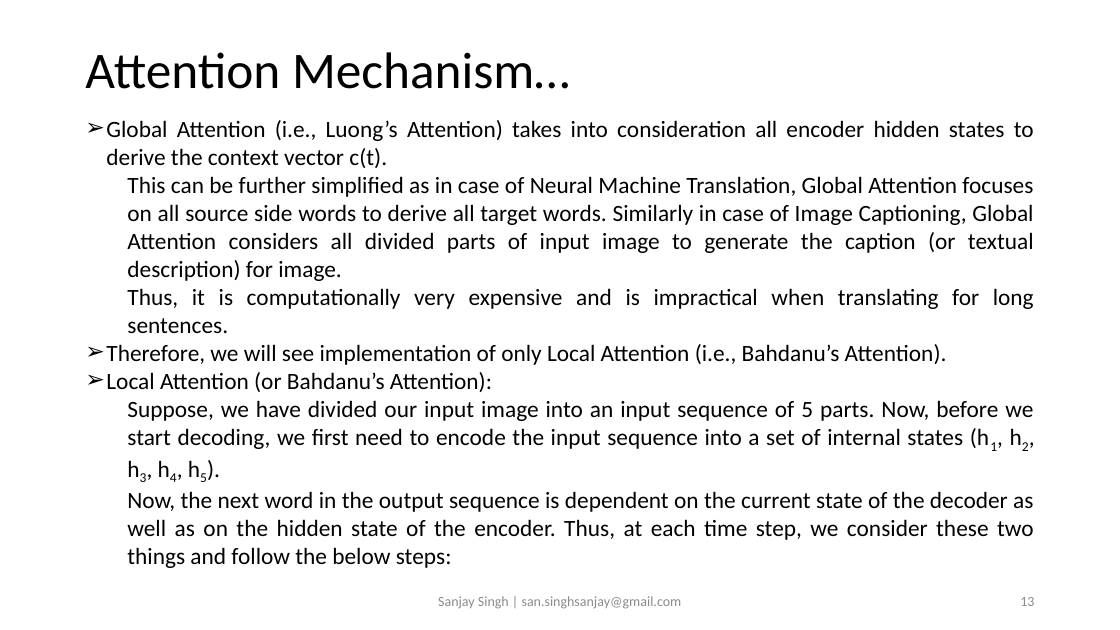
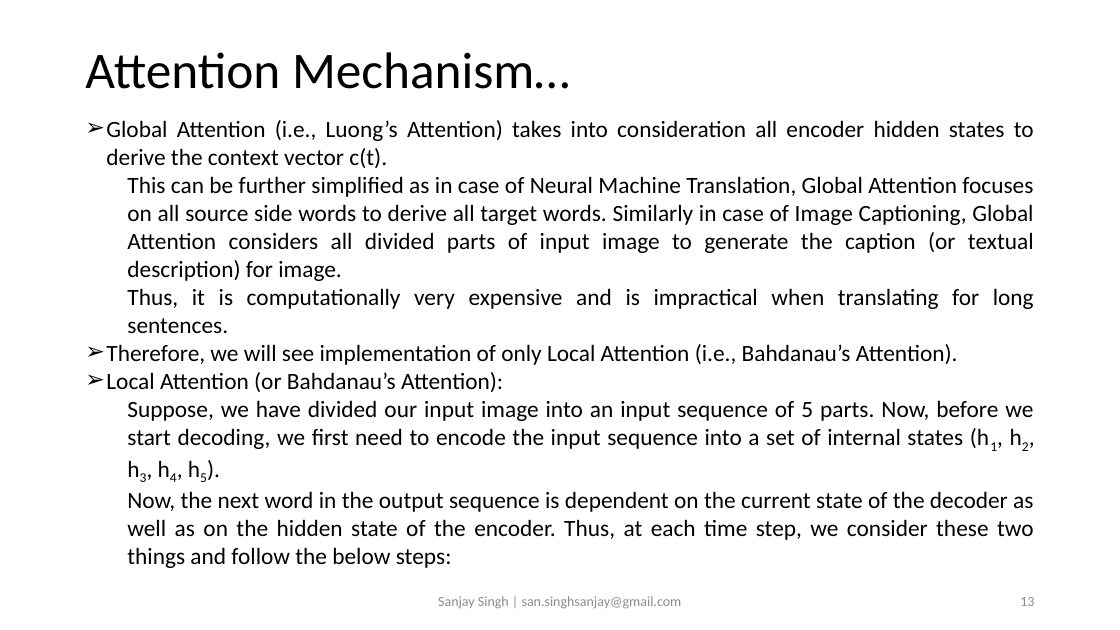
Before and after one commit to sansinghsanjay/Flickr8k_ImageCaptioning_AttentionMechanism, a slide deck: slide 13 of readme.pptx. Drawn at 1120x630 pixels with LibreOffice and Linux fonts; fonts in the diff are those of the drawing. Boxes give left, top, right and bottom in pixels: in the first picture for what was removed or moved away, otherwise in the second. Text is boxed around its words. In the diff, an @@ line names an element or a change of style, - is before the commit and + after.

```diff
--- a/readme.pptx
+++ b/readme.pptx
@@ text at (106, 344, 958, 392): text changed @@
-➢ Therefore, we will see implementation of only Local Attention (i.e., Bahdanu’s Attention).
-➢ Local Attention (or Bahdanu’s Attention):
+➢ Therefore, we will see implementation of only Local Attention (i.e., Bahdanau’s Attention).
+➢ Local Attention (or Bahdanau’s Attention):
```
Also in this commit, not shown: 5 other slides changed, 2 other files.
